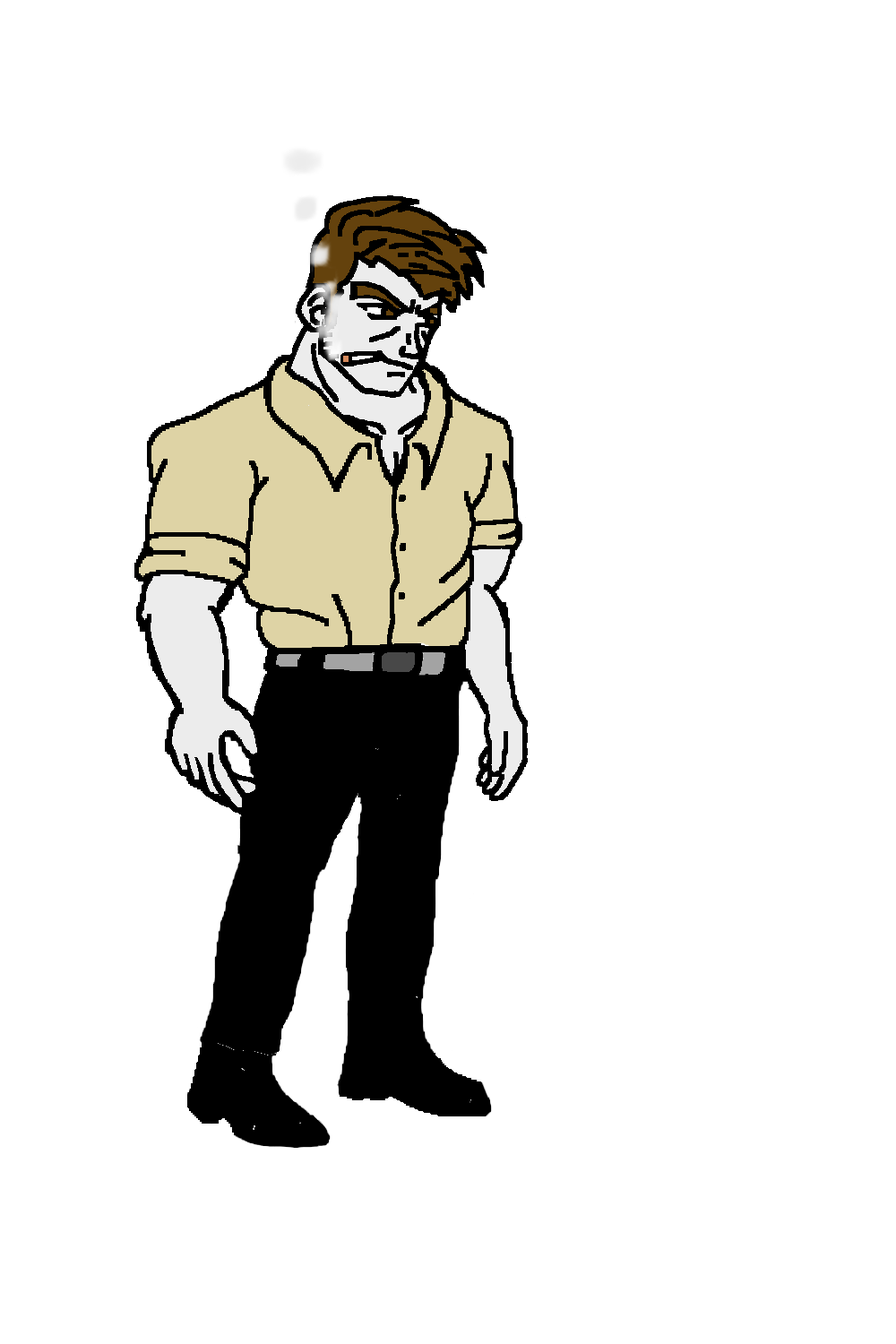
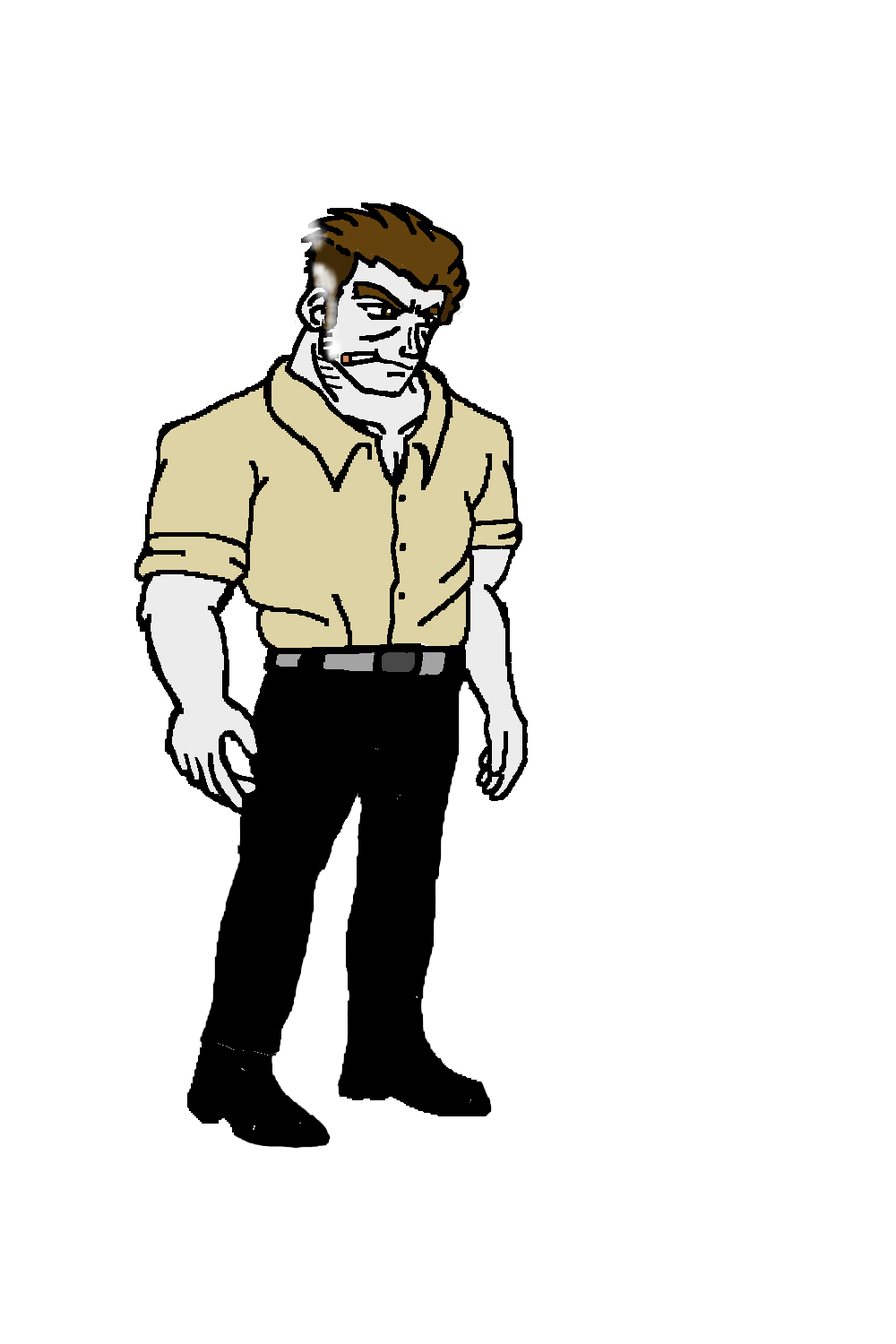
The second 896x1344 image is a revision of the first. Changes to its layers:
hid "Smoke2" over [283, 147, 352, 363]
showed "Smoke1" over [283, 167, 344, 363]
added layer "Idle1" above "Avant" over [146, 196, 488, 483]
renamed "Idle1" to "Avant", hid it over [146, 195, 488, 483]
